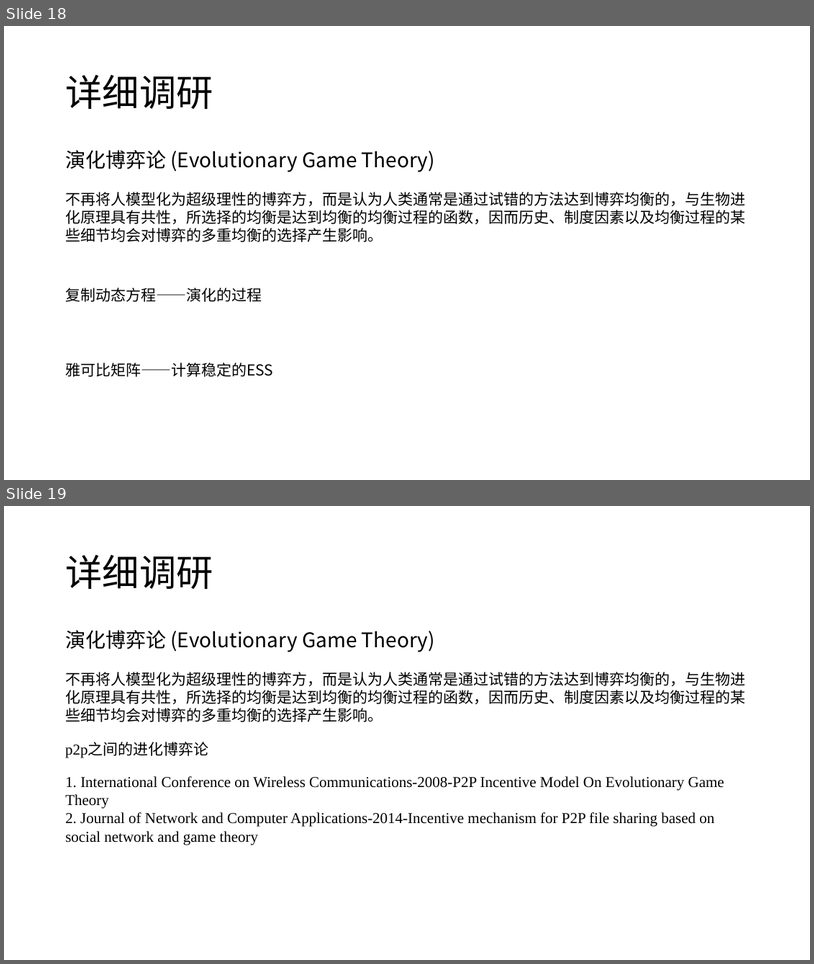
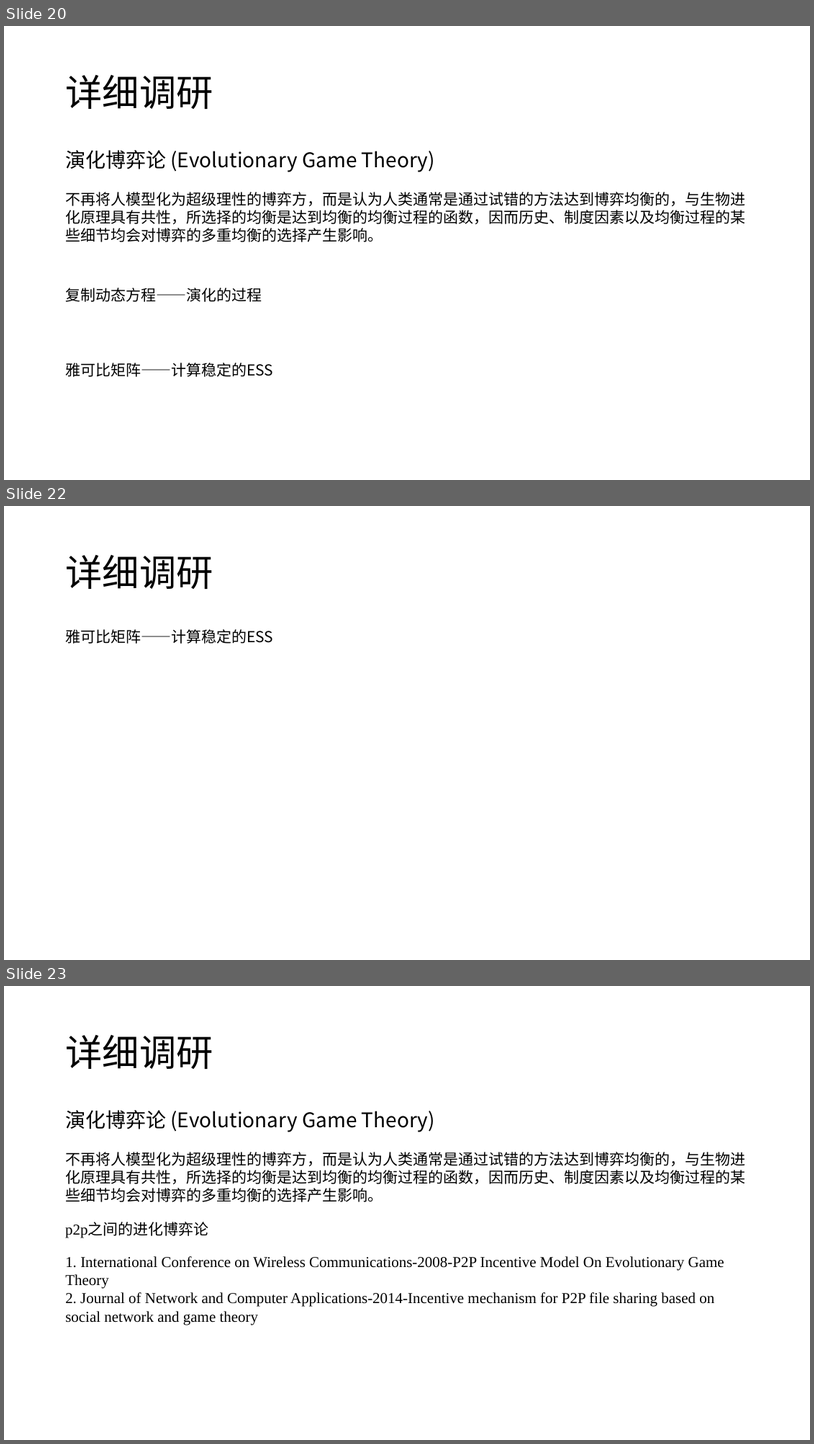
Before and after one commit to CHDYPY/paper, a slide deck: 报告/2021年9月4日/杨攀原.pptx. Shown one above the other, each under a label of ours: slides 18 and 19 before the commit, slides 20, 22 and 23 after it; the slides between them are not shown. The pictures are 814x964 and 814x1444 pixels, drawn with LibreOffice and Linux fonts; fonts in the diff are those of the drawing. Boxes give left, top, right and bottom in pixels: in the first picture for what was removed or moved away, otherwise in the second. Text is boxed around its words. In the diff, an @@ line names an element or a change of style, - is before the commit and + after.

```diff
--- a/报告/2021年9月4日/杨攀原.pptx
+++ b/报告/2021年9月4日/杨攀原.pptx
@@ slide 22 added at <box>4,506,810,960</box>, background #FFFFFF @@
@@ title added at <box>65,555,213,589</box>, 44 pt, text #000000 @@
+详细调研
@@ text added at <box>65,629,273,644</box>, 18 pt, text #000000 @@
+雅可比矩阵——计算稳定的ESS
@@ what was slide 18 is now slide 20 @@
@@ what was slide 19 is now slide 23 @@
```
Also in this commit, not shown: 3 other slides added, 9 other files.
